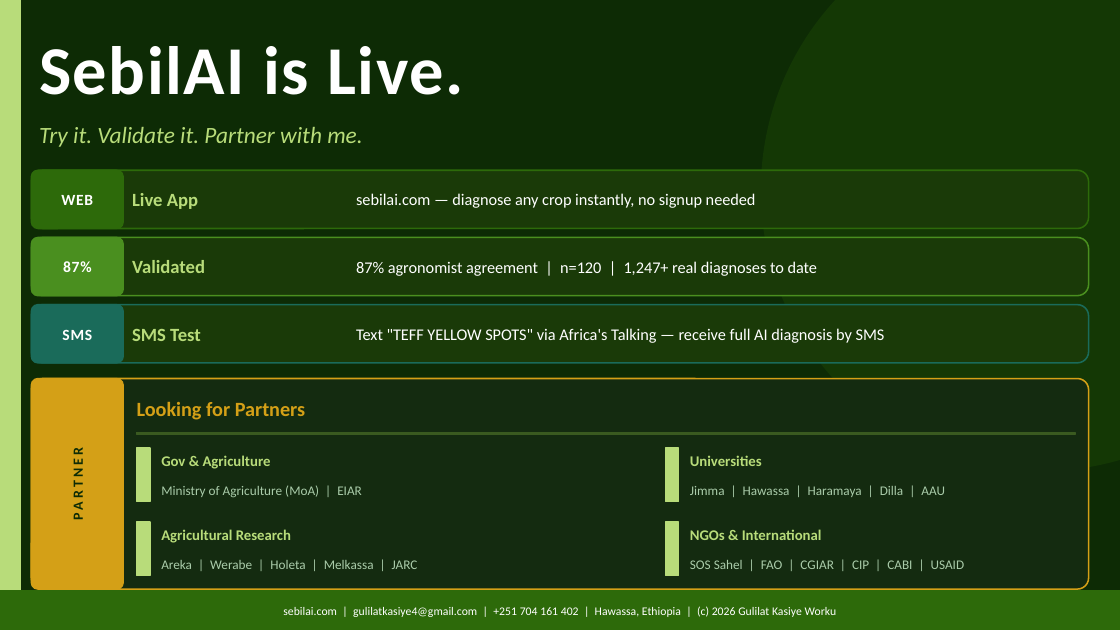
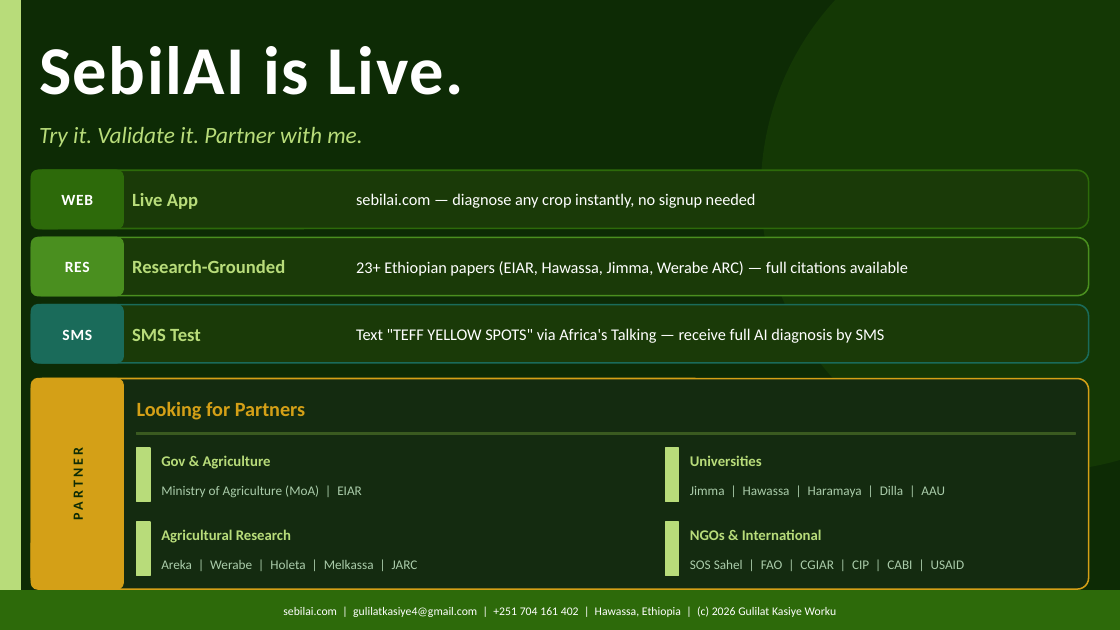
Before and after one commit to guleaada/ResilienceGuardian, a slide deck: slide 9 of SebilAI_PitchDeck.pptx. Drawn at 1120x630 pixels with LibreOffice and Linux fonts; fonts in the diff are those of the drawing. Boxes give left, top, right and bottom in pixels: in the first picture for what was removed or moved away, otherwise in the second. Text is boxed around its words. In the diff, an @@ line names an element or a change of style, - is before the commit and + after.

```diff
--- a/SebilAI_PitchDeck.pptx
+++ b/SebilAI_PitchDeck.pptx
@@ text at (65,261,90,272): text changed @@
-87%
+RES
@@ text at (132,260,285,273): text changed @@
-Validated
+Research-Grounded
@@ text at (356,261,908,276): text changed @@
-87% agronomist agreement | n=120 | 1,247+ real diagnoses to date
+23+ Ethiopian papers (EIAR, Hawassa, Jimma, Werabe ARC) — full citations available
```
Also in this commit, not shown: 2 other slides changed, 1 other file.
